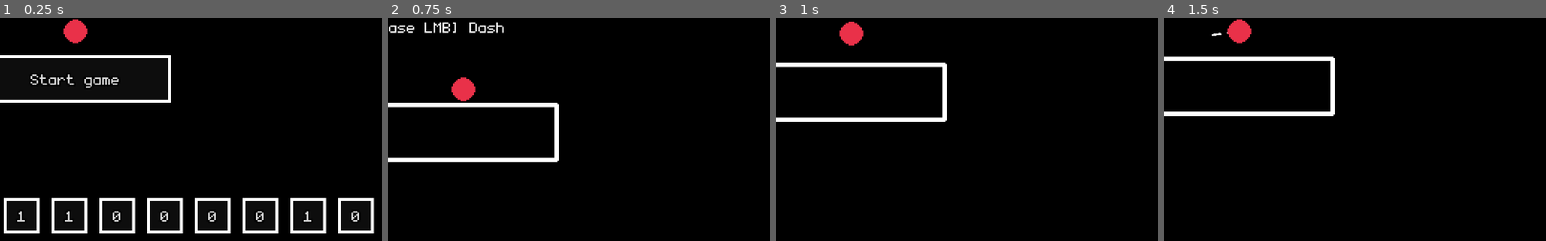
Above: before the commit, frames 1-4 (left to right).
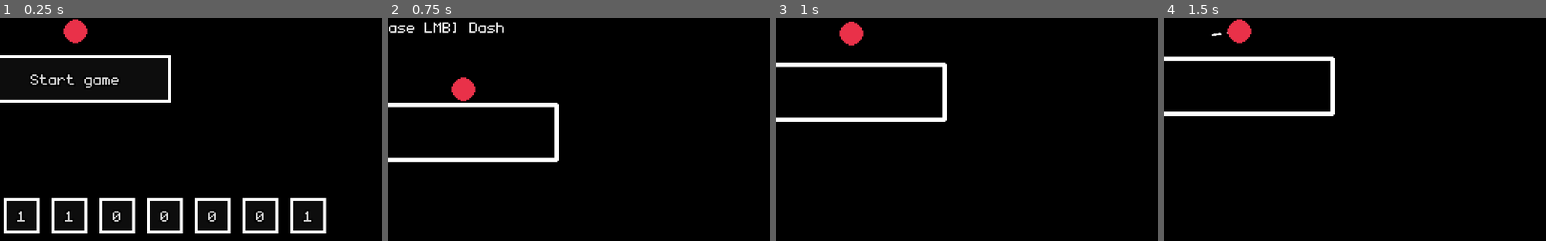
Above: after the commit, the same moments.

Repository: Unprofessional-Labs/Peggle-On-Crack
Game: Godot game, scene res://MainTitle.tscn
Two runs of this game, one before a commit and one after it. Both use one fixed random seed, a clock stepped at 60 frames per second and the inputs below.
Inputs (mouse positions are % of the whole screen's width and height, from its top left):
- Up to frame 1 (0.25 s): no input
- Up to frame 2 (0.75 s): click "Start game" at 0.5 s
- Up to frame 3 (1 s): no input
- Up to frame 4 (1.5 s): move the mouse to (72, 45) at 1.27 s; press the mouse at (72, 45) at 1.28 s
The pictures show only the part of the screen within x 40-90%, y 47-97%; the shares and areas given below are measured in that part.

The runs differ from the first frame. In frame 1, 0.6% of the frame differs, in the area x 88-98%, y 80-97%; in frame 2, nothing differs; in frame 3, nothing differs; in frame 4, nothing differs.
Error before the commit: Invalid get index '13' (on base: 'Array'). (res://Scenes/Global.gd:71)

Commit message:
Update Global.gd

Diff:
--- a/Scenes/Global.gd
+++ b/Scenes/Global.gd
@@ -34,7 +34,6 @@
 	ineffectiveness,
 	uncontrollability,
 	bleeding,
-	friction,
 	streak,
 	obscurity,
 	fatigue,
